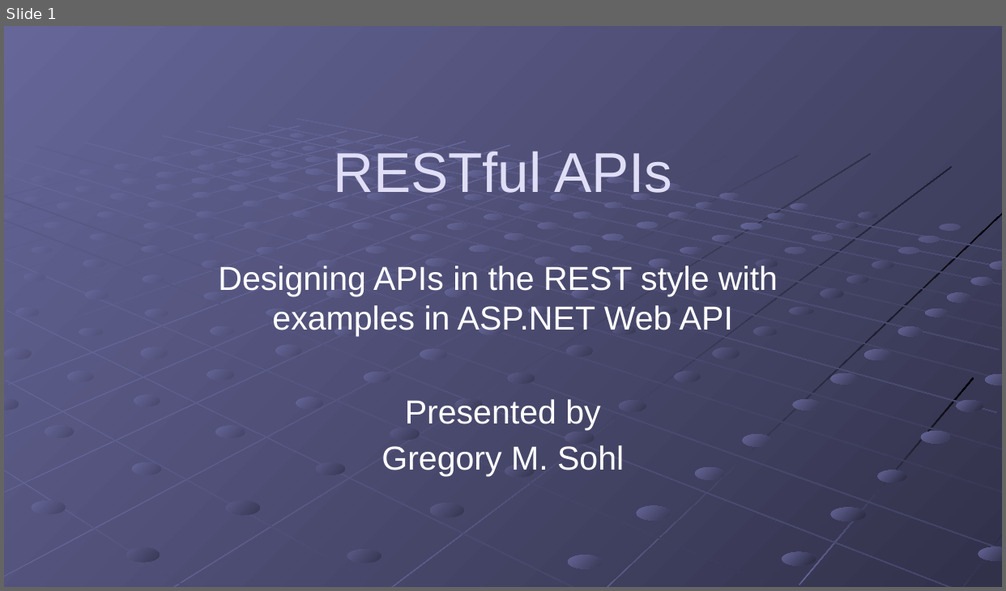
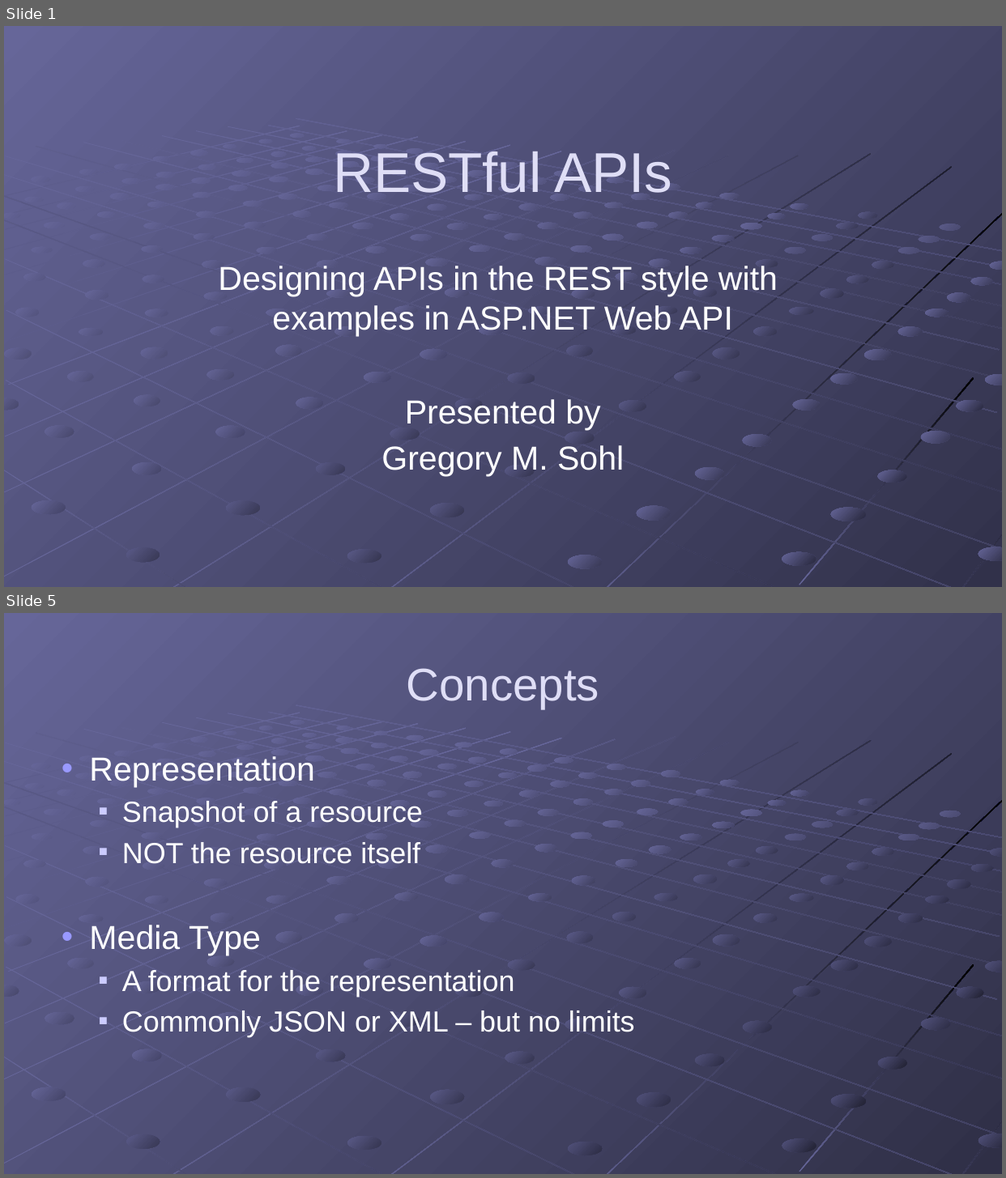
Before and after one commit to gregsohl/RESTFul_API_Presentation, a slide deck: Presentation/RESTful APIs.pptx. Shown one above the other, each under a label of ours: slide 1 before the commit, slides 1 and 5 after it; the slides between them are not shown. The pictures are 1006x591 and 1006x1178 pixels, drawn with LibreOffice and Linux fonts; fonts in the diff are those of the drawing. Boxes give left, top, right and bottom in pixels: in the first picture for what was removed or moved away, otherwise in the second. Text is boxed around its words. In the diff, an @@ line names an element or a change of style, - is before the commit and + after.

```diff
--- a/Presentation/RESTful APIs.pptx
+++ b/Presentation/RESTful APIs.pptx
@@ slide 5 added at <box>4,613,1002,1174</box>, background gradient #666699 to #49496D; not listed: 92 template elements that a slide beside it also shows @@
@@ title added at <box>407,668,599,709</box>, 44 pt, text #DFDEF6 @@
+Concepts
@@ text added at <box>89,756,635,1037</box>, 28 pt, text #FFFFFF @@
+• Representation
+  ■ Snapshot of a resource
+  ■ NOT the resource itself
+• Media Type
+  ■ A format for the representation
+  ■ Commonly JSON or XML – but no limits
@@ group added at <box>4,705,1002,1174</box>: 104 ellipses, 19 rectangles @@
```
Also in this commit, not shown: 2 slides changed, 6 other slides added.
